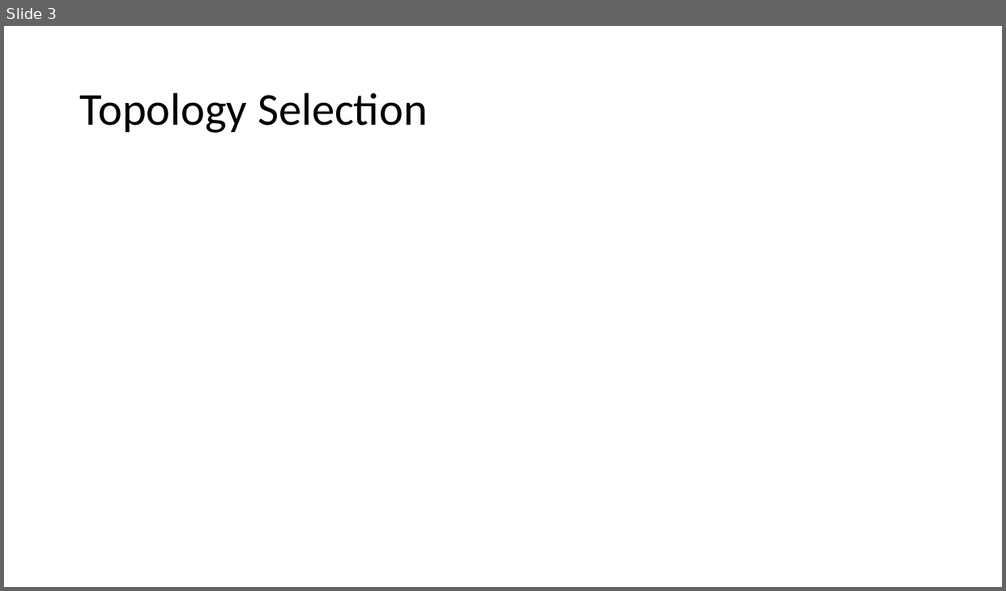
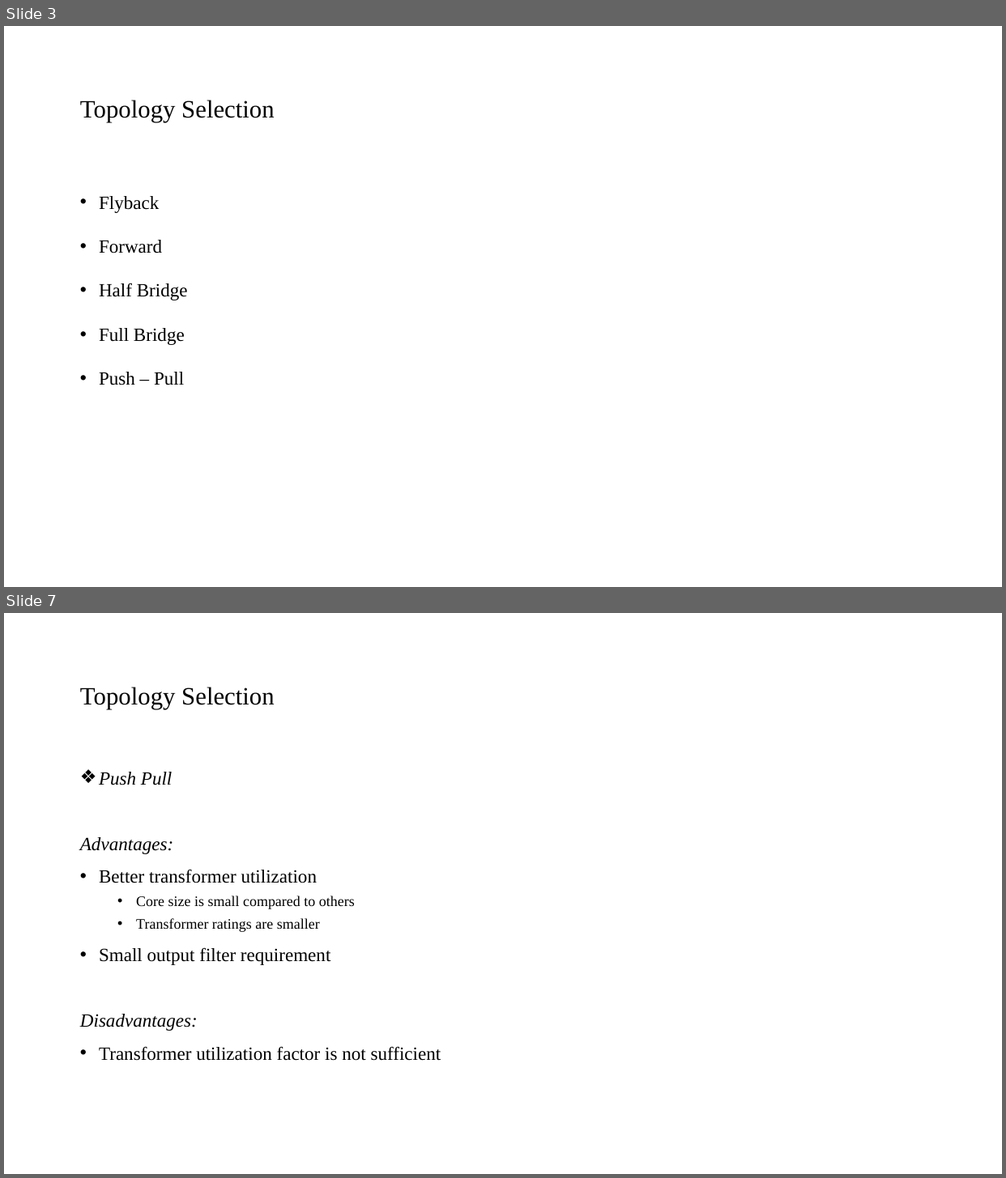
Before and after one commit to mustafayildz/EE464-Term-Project-, a slide deck: EE464_Proje_Sunu.pptx. Shown one above the other, each under a label of ours: slide 3 before the commit, slides 3 and 7 after it; the slides between them are not shown. The pictures are 1006x591 and 1006x1178 pixels, drawn with LibreOffice and Linux fonts; fonts in the diff are those of the drawing. Boxes give left, top, right and bottom in pixels: in the first picture for what was removed or moved away, otherwise in the second. Text is boxed around its words. In the diff, an @@ line names an element or a change of style, - is before the commit and + after.

```diff
--- a/EE464_Proje_Sunu.pptx
+++ b/EE464_Proje_Sunu.pptx
@@ slide 7 added at (4, 613, 1002, 1174), background #FFFFFF @@
@@ title added at (80, 687, 274, 709), 24 pt, text #000000 @@
+Topology Selection
@@ text added at (80, 772, 441, 1061), 18 pt, text #000000 @@
+❖ Push Pull
+Advantages:
+• Better transformer utilization
+  • Core size is small compared to others
+  • Transformer ratings are smaller
+• Small output filter requirement
+Disadvantages:
+• Transformer utilization factor is not sufficient
@@ slide 3 changed as well @@
@@ title "Topology Selection" at (80, 100, 274, 122): size 44 to 24 pt, font Calibri to Times New Roman @@
@@ text added at (99, 196, 188, 386), 18 pt, text #000000 @@
+• Flyback
+• Forward
+• Half Bridge
+• Full Bridge
+• Push – Pull
```
Also in this commit, not shown: 16 other slides changed, 13 other slides added, 1 slide removed, 1 other file.
